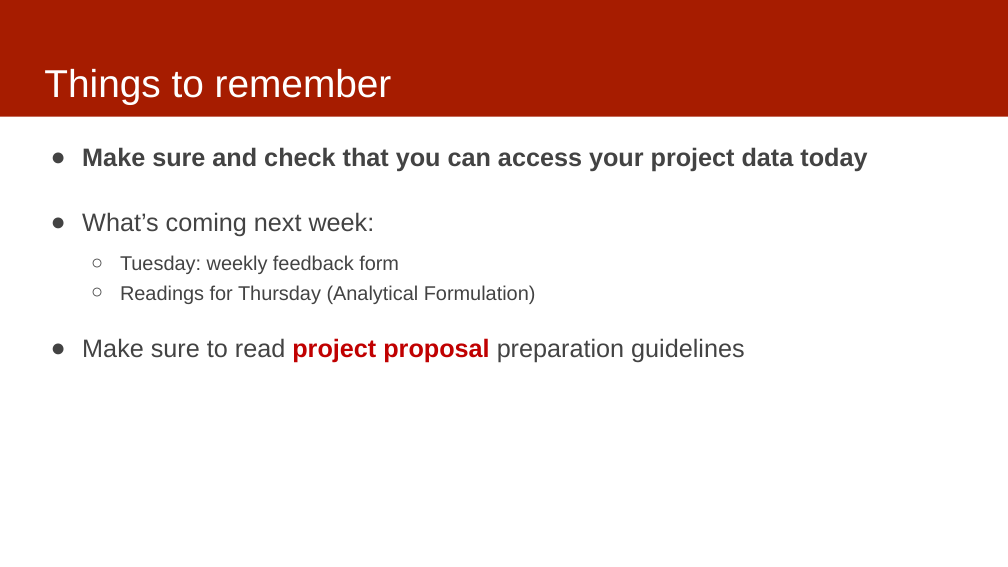
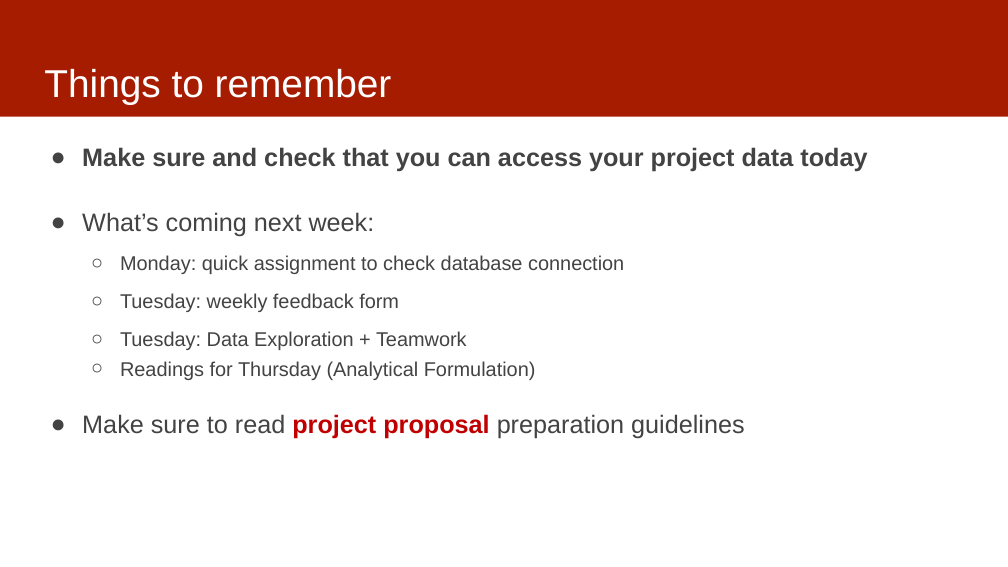
Before and after one commit to dssg/mlforpublicpolicylab, a slide deck: slide 22 of 02 - Case Studies and Acquiring Data/data.pptx. Drawn at 1008x567 pixels with LibreOffice and Linux fonts; fonts in the diff are those of the drawing. Boxes give left, top, right and bottom in pixels: in the first picture for what was removed or moved away, otherwise in the second. Text is boxed around its words. In the diff, an @@ line names an element or a change of style, - is before the commit and + after.

Commit message:
add db check assignment to data slides

```diff
--- a/02 - Case Studies and Acquiring Data/data.pptx
+++ b/02 - Case Studies and Acquiring Data/data.pptx
@@ text at [120, 255, 624, 274]: paragraph added @@
+  ○ Monday: quick assignment to check database connection
@@ text at [120, 331, 467, 350]: paragraph added @@
+  ○ Tuesday: Data Exploration + Teamwork
```
Also in this commit, not shown: 1 other slide changed.
